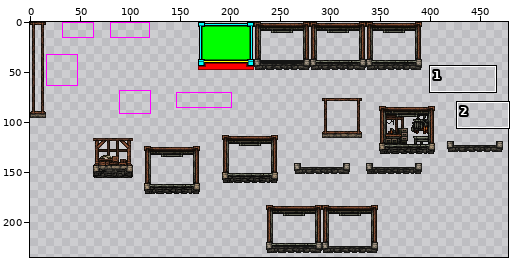
Two states of a sprite sheet, content/Entities/Structures/Construction/Generic/atlas.construction.00.png. Above, an overview of the earlier version with the close-up marked.
Close-up. As it was:
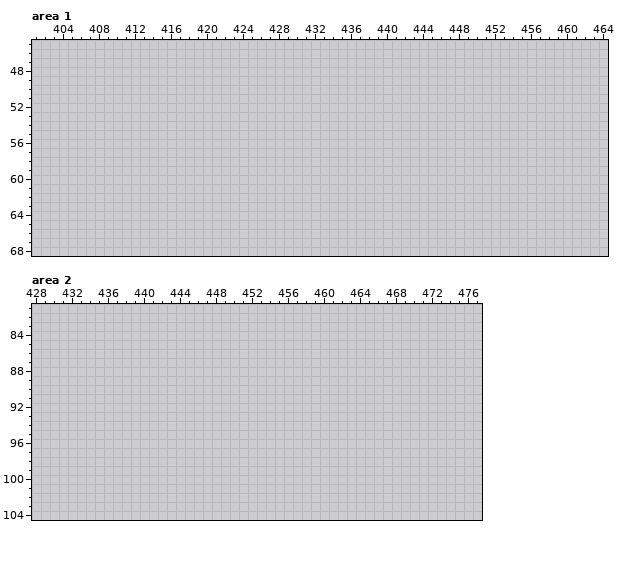
The file is 512x512 pixels. Colours within 5 levels of each other are drawn and written as one. Shown: area 1: x 401..464, y 45..68; area 2: x 428..477, y 81..104. The wide view leaves out empty margins.
Once edited:
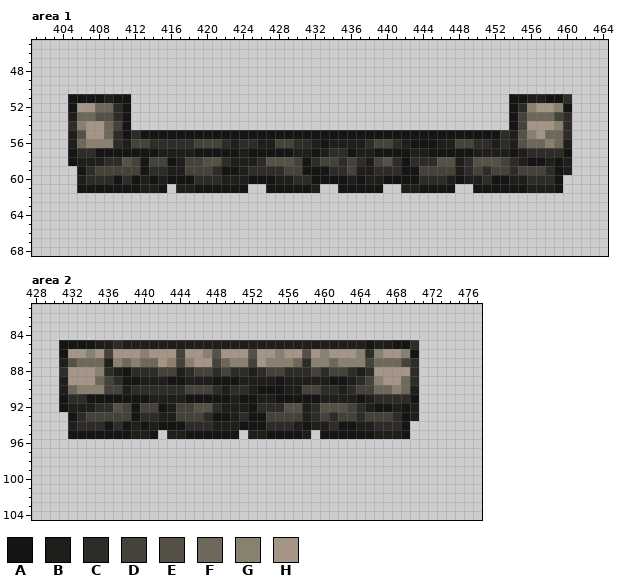
Palette (. is transparent): A #151514  B #1f1e1b  C #2e2c29  D #45423a  E #565146  F #6e685a  G #89816f  H #a59587
Change:
Changed rows in their new state; - is an unchanged pixel.
Area 1:
first column x 405:
51 AAAABAA------------------------------------------AABBAAC
52 AHHFFCA------------------------------------------ACGHHGA
53 BFFEECA------------------------------------------ADFFFDC
54 CGHHFDA------------------------------------------ADHHHGC
55 BEHHFCACAAAAAAAAAAAAAAAAAAAAAAAAAAAAAAAAAAAAAAAACBEGHFFC
56 BFGGGCBDDCCCCCDDDCBCCBBDDCCBABBBBCDDCBAAABBDDCCBCBEFFGFB
57 ACCAAAAAAABBBBAAAAABAAAAABBABCCABBAAAABBAAAAABBBBABCCCCA
58 ABBBCCEDADDABDDEECBBBCEEEDACDDCDCBDECACCCEEBCEEEDCBAABAB
59 -ACDDDDDACCBBDDDCAABCCCCDDAAACCDBBCCCAADDDDBCDCDDCDDDCAB
60 -BCCCACABABAAACCCBBBAAABBCCAAAABABBAAAACCCBABBCAABBCCCA-
61 -AAAAAAABBA-BBAAAAAA--AAAAAB--AAAAA--BBAAAA--AAAAAABBBA-
Area 2:
first column x 431:
 85 AAAABBCBBBBBBBBBBBBBBBBBBBBBBBBBBBABBAAC
 86 AHHGHDHHHGHHHDHHGEHHHEHHGHHEHGHHHGCGHHGA
 87 BEFFFBGFGFFHGDGHHDFGGDHGGGFCGGFGGGDFFFDC
 88 CHHHGCBACCCDDBCDDCDCCBCDDCCCDCDDCBCHHHHC
 89 BHHHFDCAABBBAABBBAAABBBBABBBBBAABCDGHHFC
 90 BFGGGDDBCCCCCCDDDCBCCBAAABBDDCCBCDDFFGFB
 91 ACCAAAAAAABBBBAAAAABAABBAAAAABBBBABCCCCA
 92 ABBBCCEDADDABDDEECBBBACCCEEBCEEEDCBAABAB
 93 -ACDDDDDACCBBDDDCAABCAADDDDBCDCDDCDDDCAB
 94 -BCCCACABABAAACCCBBBAAACCCBABBCAABBCCCA-
 95 -AAAAAAABBA-BBAAAAAA-BBAAAAB-AAAAAABBBA-
Pixel boxes of the changes (left, top, right, bottom) in both close-ups:
added: (68, 94, 572, 193)
added: (59, 340, 419, 439)
